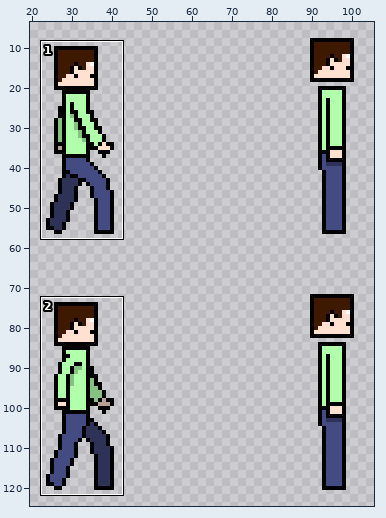
Sprite sheet, stored at cthulhurpg.love/resources/images/ply_walking_right.png. Above, an overview of the earlier version with the close-up marked.
Close-up. As it was:
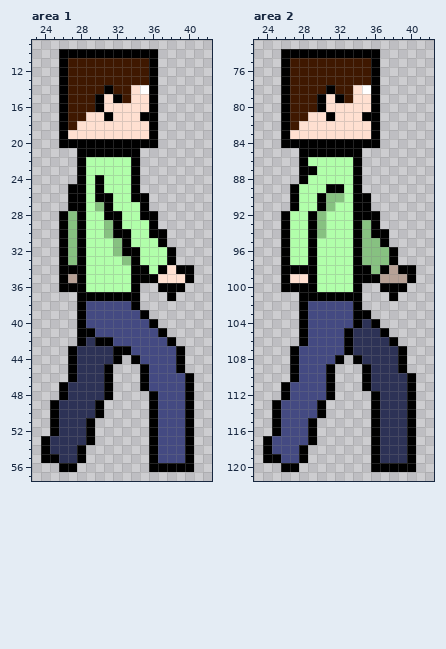
The file is 128x128 pixels. Colours within 5 levels of each other are drawn and written as one. Shown: area 1: x 23..42, y 9..57; area 2: x 23..42, y 73..121. The wide view leaves out empty margins. The commit also changed other parts of the picture, which this record leaves out.
The same view after the edit:
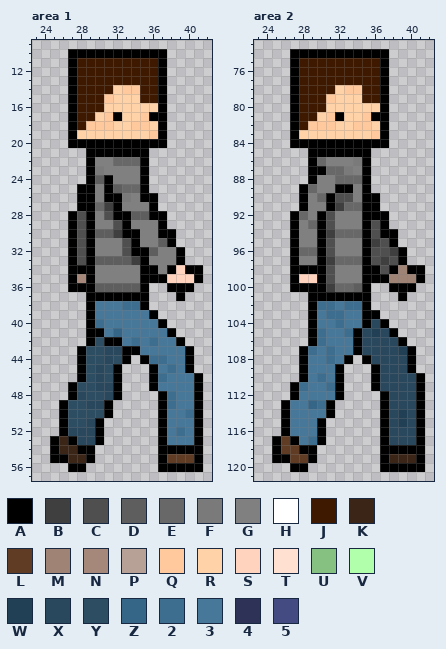
Palette (. is transparent): A #000000  B #3f3f3f  C #4f4f4f  D #5e5e5e  E #686868  F #7a7a7a  G #808080  H #ffffff  J #3f1800  K #3b2516  L #603c24  M #9f8375  N #a5887a  P #b7a196  Q #ffc99d  R #ffd3a7  S #ffd3bd  T #ffe0d1  U #87c181  V #b1ffaa  W #224055  X #2a485d  Y #2d4d63  Z #356587  2 #3d6d8f  3 #477799  4 #2d3256  5 #444a82
What changed:
Changed rows in their new state; - is an unchanged pixel.
Area 1:
first column x 24:
10 --.----------A----
11 --.A--------JA----
12 --.A--------JA----
13 --.A--------JA----
14 --.A---JRQQJJA----
15 --.A--JQRRRJJA----
16 --.A--JRRRRRRA----
17 --.A-JRQARRQ-A----
18 --.AJQQQRRQQRA----
19 --.ARRRRRRRRQA----
20 --.----------A----
21 ----.------A------
22 ----.AGGEEEA------
23 ----.AFGGGGA------
24 ----.ADAGGGA------
25 ---.-AGADEEA------
26 ---.-AG-AFG-A-----
27 ---.-AEBAGGGA-----
28 --.ACAGC-ADD-A----
29 --.ACAGGCAGGGA----
30 --.ACADDB-AGG-A---
31 --.ACAGGGCAGGDA---
32 --.ACAGGGC-ADGGA--
33 --.ACADDDDBAGGGA--
34 --.--AGGGGG-AGAS-A
35 --.ANAGGGGG--ASSSA
36 --.--ADDDDDA-.--A-
37 ----.------A--.A--
38 ----.A33322A------
39 ----.A333333A-----
40 ----.A2333333A----
41 ----.-A3Z33333A---
42 ----.AY-A323233A--
43 ---.AYYXX-A33333A-
44 ---.AYYXYA.A2233A-
45 ---.AYXYA--.A323A-
46 ---.AYXYA--.A2333A
47 --.AYYXXA--.A3333A
48 --.AXYYXA---.A233A
49 -.AYYXXA----.A233A
50 -.AYYYYA----.A332A
51 -.AYYXA-----.A333A
52 -.AXXXA-----.A323A
53 .AKAXXA-----.A333A
54 .AKK-A------.AAA-A
55 .-AKKA------.ALLLA
56 --.-A-------.----A
Area 2:
first column x 24:
 74 --.----------A----
 75 --.A--------JA----
 76 --.A--------JA----
 77 --.A--------JA----
 78 --.A---JRQQJJA----
 79 --.A--JQRRRJJA----
 80 --.A--JRRRRRRA----
 81 --.A-JRQARRQ-A----
 82 --.AJQQQRRQQRA----
 83 --.ARRRRRRRRQA----
 84 --.----------A----
 85 ----.------A------
 86 ----.AEGGGFA------
 87 ----.-AEEFGA------
 88 ----.AGGEEEA------
 89 ---.AEGG-AGA------
 90 ---.AGEACCG-A-----
 91 ---.AGGABEE-A-----
 92 --.AEGACGGG--A----
 93 --.AGEACGGGACA----
 94 --.AGGABEEEAC-A---
 95 --.AGGACGGGABCA---
 96 --.AEEACGGGACCBA--
 97 --.AGGABEEEACBCA--
 98 --.---ACGGG-ACAM-A
 99 --.ASSACGGG--AMMMA
100 --.---ABEEDA-.--A-
101 ----.------A--.A--
102 ----.A22322A------
103 ----.A32233-A-----
104 ----.A33233AXA----
105 ----.A2332AXWXA---
106 ----.A2333AXXXXA--
107 ---.A23233AXXXXWA-
108 ---.A3323A.AXXXXA-
109 ---.A333A--.AXXXA-
110 ---.A323A--.AXXXXA
111 --.A2332A--.AXXXXA
112 --.A3333A---.AXXXA
113 -.A33Z2A----.AXXXA
114 -.A3333A----.AXWXA
115 -.A333A-----.AXWXA
116 -.A333A-----.AXXXA
117 .ALA32A-----.AXXXA
118 .ALL-A------.AAA-A
119 .-ALLA------.AKKKA
120 --.-A-------.----A
Pixel boxes of the changes (left, top, right, bottom) in both close-ups:
changed: (41, 49, 203, 472)
changed: (263, 49, 425, 472)
